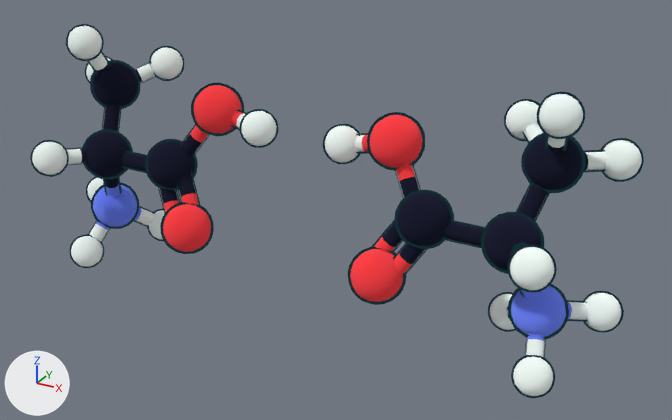
Two versions of the Blender file images/organique/alanine.blend, one commit apart.
Rendered twice from a 50 mm camera at (7.26, -11.63, 5.75) aimed at (0.62, 0.44, -0.29). The lights are fixed; the arrows at lower left show +X, +Y and +Z.

Script lines for the objects in view, before the commit:
```python
ob_alanine = bpy.data.objects.new('Alanine', me_cylinder_028)
ob_alanine.location = (0.0, 0.0, 0.39)
ob_alanine.rotation_euler = (6.292, 4.286, -1.573)  # degrees (361, 246, -90)
ob_alanine.scale = (1.34, 1.34, 1.34)
```
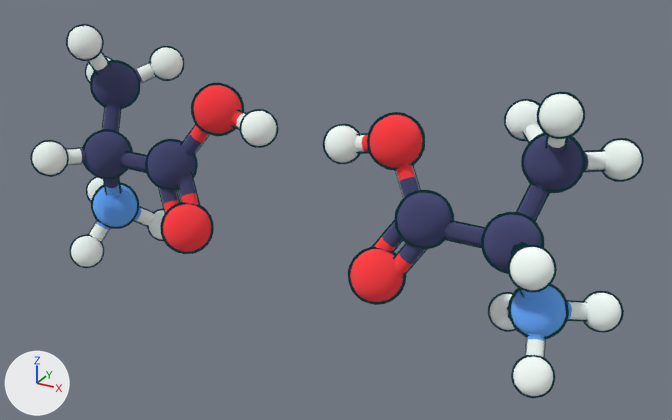
Where the change shows, as pixel boxes [x1, y1, x2, y2] in the pictures (672 x 420 px):
```json
{"object": "Alanine", "change": "recoloured, surface changed", "before": [78, 60, 591, 343], "after": [78, 60, 591, 343]}
```

Edits to the scene script, one JSON object a line:
```json
{"block": "ng_texture_aqua_sombre_001", "where": "n3 = _N.new('ShaderNodeMix'); n3.name = 'Mix'"}
{"op": "set", "path": "n3.inputs[0].default_value", "old": "0.03", "new": "0.2", "note": "'Factor'"}
{"block": "mat_azote_electron", "where": "n1 = _N.new('ShaderNodeGroup'); n1.name = 'Group'"}
{"op": "set", "path": "n1.inputs[0].default_value", "old": "(0.188, 0.276, 0.963, 1.0)", "new": "(0.168, 0.462, 0.965, 1.0)", "note": "'Base Color', blue #788ffb -> 'Base Color', blue #72b5fb"}
```
